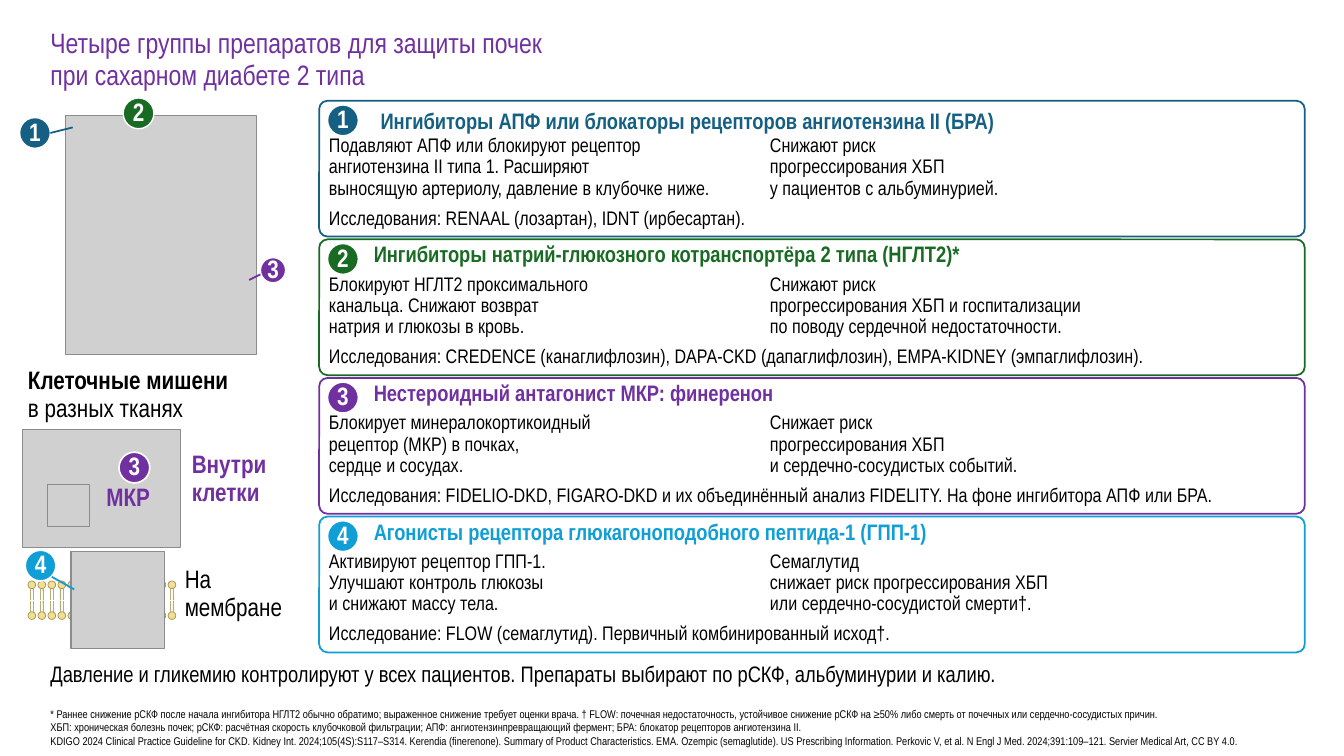
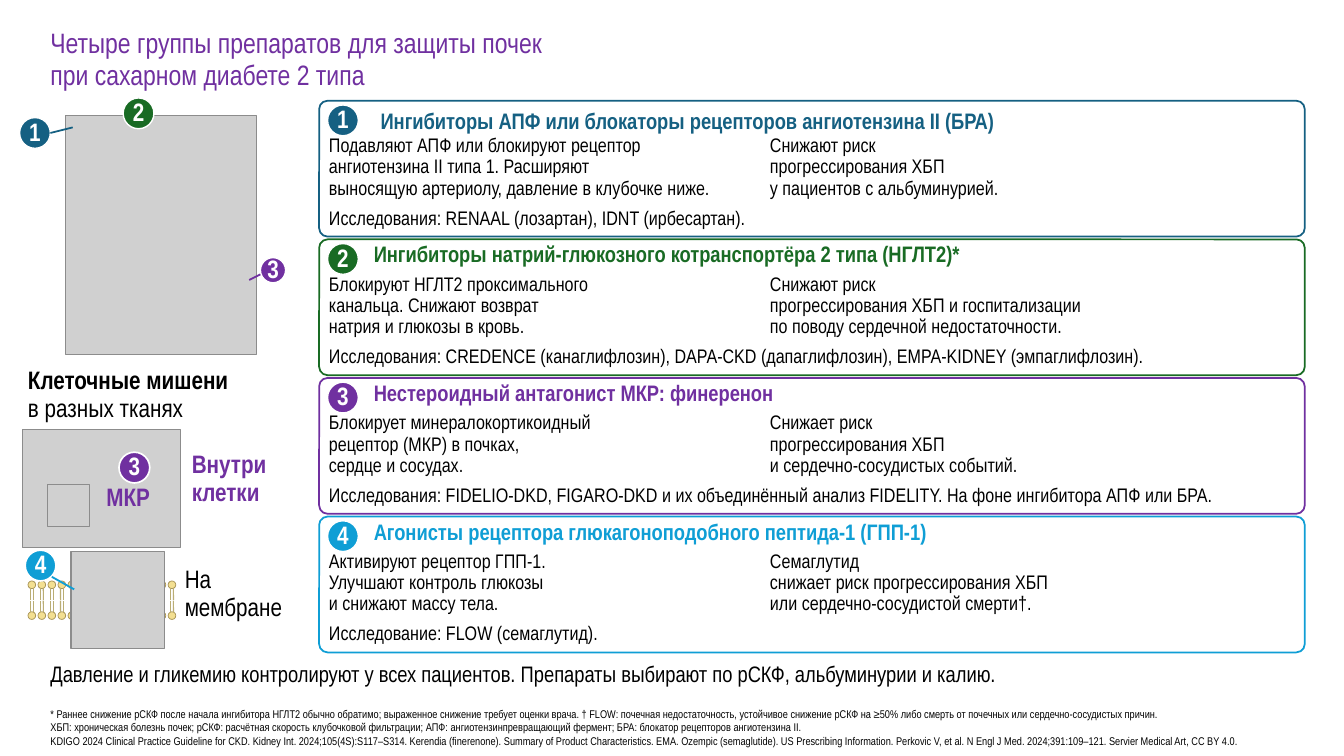
Before and after one commit to drabdulbosit1-eng/my-test-cloud, a slide deck: slide 14 of finerenone/Finerenone_Levin_reviewed.pptx. Drawn at 1344x756 pixels with LibreOffice and Linux fonts; fonts in the diff are those of the drawing; grey boxes stand for pictures. Boxes give left, top, right and bottom in pixels: in the first picture for what was removed or moved away, otherwise in the second. Text is boxed around its words. In the diff, an @@ line names an element or a change of style, - is before the commit and + after.

```diff
--- a/finerenone/Finerenone_Levin_reviewed.pptx
+++ b/finerenone/Finerenone_Levin_reviewed.pptx
@@ text at box(329, 625, 598, 644): text changed @@
-Исследование: FLOW (семаглутид). Первичный комбинированный исход†.
+Исследование: FLOW (семаглутид).
```
Also in this commit, not shown: 24 other slides changed, 1 other file.
